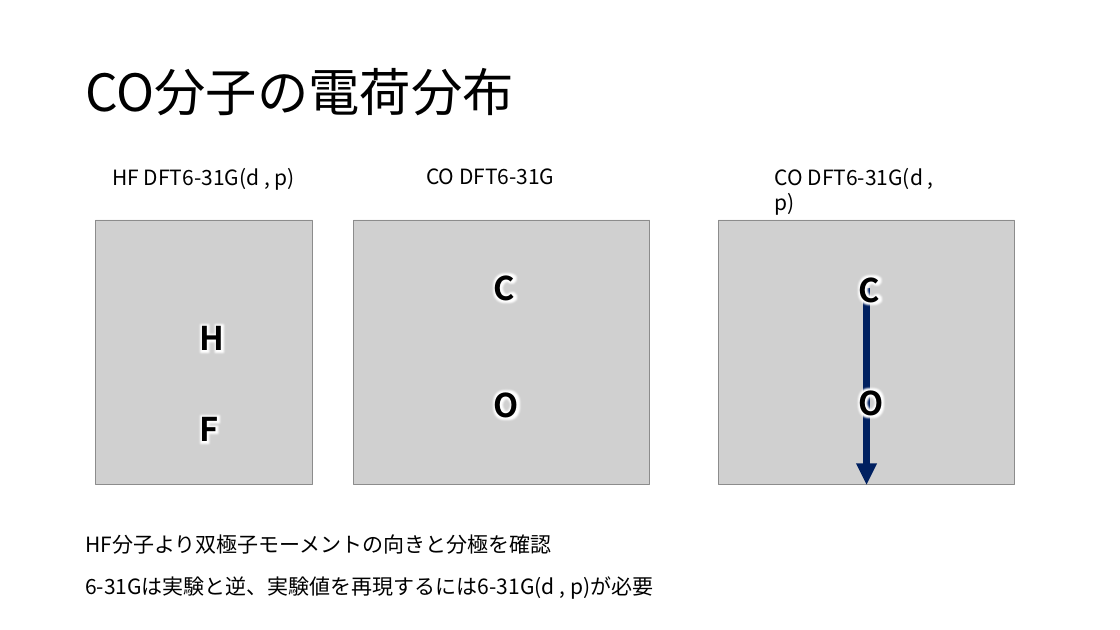
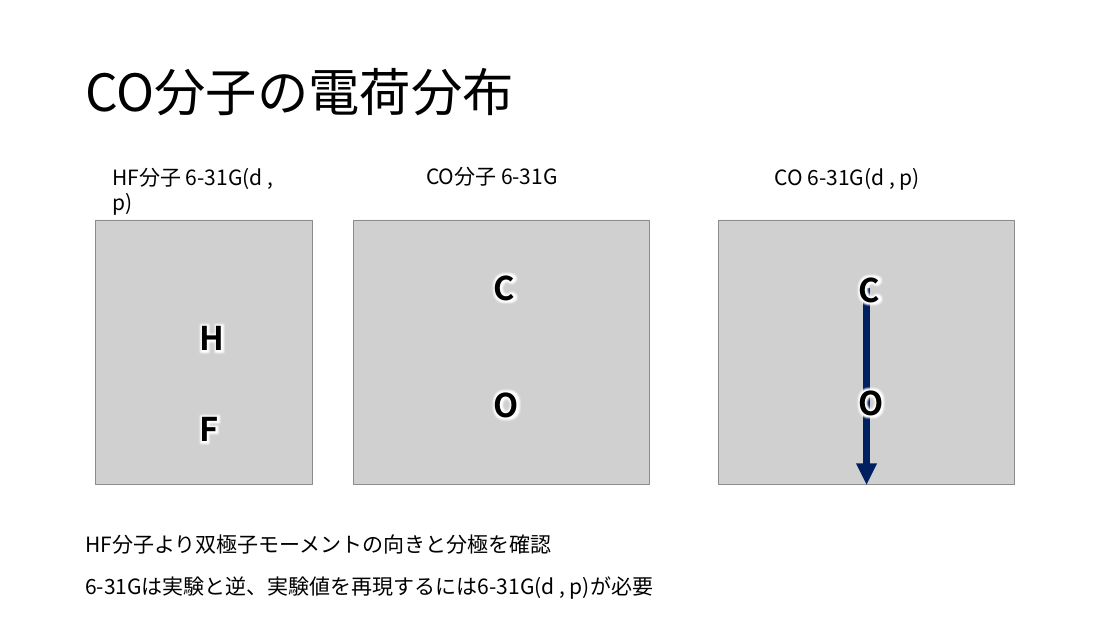
Before and after one commit to tabiseal/Qpcdata, a slide deck: slide 6 of 20230623pre.pptx. Drawn at 1120x630 pixels with LibreOffice and Linux fonts; fonts in the diff are those of the drawing; grey boxes stand for pictures. Boxes give left, top, right and bottom in pixels: in the first picture for what was removed or moved away, otherwise in the second. Text is boxed around its words. In the diff, an @@ line names an element or a change of style, - is before the commit and + after.

```diff
--- a/20230623pre.pptx
+++ b/20230623pre.pptx
@@ text at <box>112,168,263,215</box>: text changed @@
-HF DFT6-31G(d , p)
+HF分子 6-31G(d , p)
@@ text at <box>426,167,558,186</box>: text changed @@
-CO DFT6-31G
+CO分子 6-31G
@@ text at <box>775,168,920,190</box>: text changed @@
-CO DFT6-31G(d , p)
+CO 6-31G(d , p)
```
Also in this commit, not shown: 4 other slides changed, 4 slides added, 9 slides removed.
